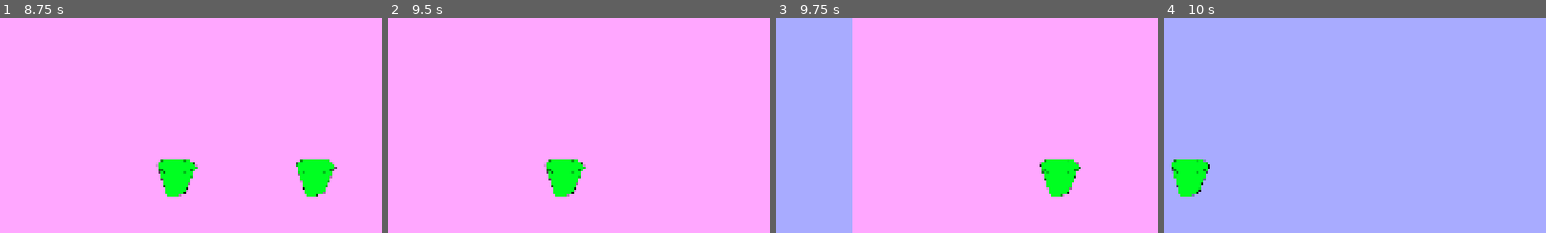
Above: before the commit, frames 1-4 (left to right).
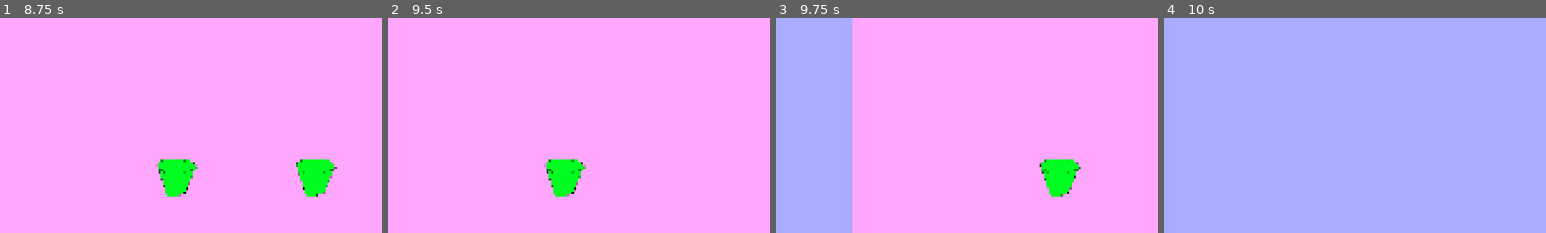
Above: after the commit, the same moments.

Repository: Novali91/Snakeeyes
Game: Godot game, scene res://01_Managers/01_StateManager/top_state_machine.tscn
The game is run twice, just before and just after one commit, with the same random seed, the same clock (stepped at 60 frames per second) and the same inputs.
Inputs (mouse positions are % of the whole screen's width and height, from its top left):
- Up to frame 1 (8.75 s): click "End Turn" at 0.5 s; click "Continue" at 1.25 s; move the mouse to (18, 50) at 2.02 s; hold Right (right) 2.03-2.78 s; click (18, 50) at 2.17 s; tap Enter at 2.75, 5, 7.25 s; move the mouse to (31, 50) at 2.77 s; hold Left (left) 2.78-3.53 s; click (31, 50) at 2.92 s; move the mouse to (7, 86) at 3.52 s; hold Right (right) 3.53-5.03 s; click (7, 86) at 3.67 s; tap Space at 4.25, 6.5 s; move the mouse to (18, 86) at 4.27 s; click (18, 86) at 4.42 s; move the mouse to (27, 86) at 5.02 s; hold Left (left) 5.03-7.28 s; click (27, 86) at 5.17 s; move the mouse to (24, 46) at 5.77 s; click (24, 46) at 5.92 s; move the mouse to (26, 46) at 6.52 s; click (26, 46) at 6.67 s; hold Right (right) from 7.28 s (still down); click (26, 46) at 7.42 s; move the mouse to (38, 86) at 8.02 s; click (38, 86) at 8.17 s
- Up to frame 2 (9.5 s): keep holding Right (right); tap Space at 8.75 s; move the mouse to (45, 86) at 8.77 s; click (45, 86) at 8.92 s
- Up to frame 3 (9.75 s): move the mouse to (60, 28) at 9.52 s; release Right (right) at 9.53 s; hold Left (left) from 9.53 s (still down)
- Up to frame 4 (10 s): keep holding Left (left)
The pictures show only the part of the screen within x 4-54%, y 50-100%; the shares and areas given below are measured in that part.

Frames 1-3 are identical in both runs. In frame 4, 1.3% of the frame differs, in the area x 2-12%, y 65-84%.

Commit message:
Blue viper works better

Diff:
--- a/01_Managers/01_StateManager/01_States/02_Play/ability_helper.gd
+++ b/01_Managers/01_StateManager/01_States/02_Play/ability_helper.gd
@@ -15,6 +15,6 @@
 			## Maybe bring up some ui for the selection?
 			## Make it so you can't end turn while selecting?
 			var chosen_drink: Drink = await sm.hand_manager.ability_helper.choose_drink()
+			sm.deck_manager.return_to_drawpile(chosen_drink.attached_drink, chosen_drink.attached_drink_resource)
 			sm.hand_manager.ability_helper.slide_drink_back(chosen_drink)
-			sm.deck_manager.return_to_drawpile(chosen_drink)
 		pass
--- a/01_Managers/03_DeckManager/deck_manager.gd
+++ b/01_Managers/03_DeckManager/deck_manager.gd
@@ -72,8 +72,9 @@
 	drink_drawpile.shuffle()
 	pass
 
-func return_to_drawpile(drink: Drink):
-	drink_drawpile.push_back(drink)
-	tooltip_manager.add_item(drink)
+func return_to_drawpile(attached_drink: DrinkResource, attached_drink_res: DrinkResource):
+	var new_drink: Drink = create_drink(attached_drink, attached_drink_res)
+	drink_drawpile.push_back(new_drink)
+	tooltip_manager.add_item(new_drink)
 	shuffle_drawpile()
 	pass
--- a/01_Managers/04_HandManager/hand_ability_helper.gd
+++ b/01_Managers/04_HandManager/hand_ability_helper.gd
@@ -21,9 +21,6 @@
 	drink.input_pickable = false ## Placeholder: Is this how we want to do this?
 	## hm.slide_manager.slide_back(drink) -- to be added fully when slide_manager is implemented
 	## Maybe wait for animation to finish (or does slide_manager do this?)
-	print("Slide:")
-	print(drink)
-	hm.tooltip_manager.remove_item(drink, false)
-	print("Post-slide:")
-	print(drink)
+	hm.remove_drink(drink)
+	hm.tooltip_manager.remove_item(drink, true)
 	return
